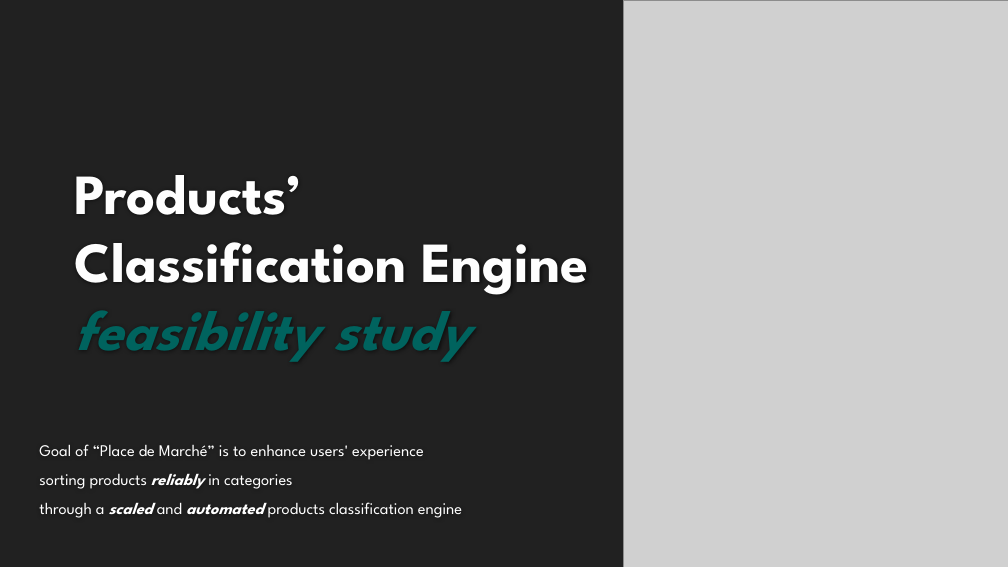
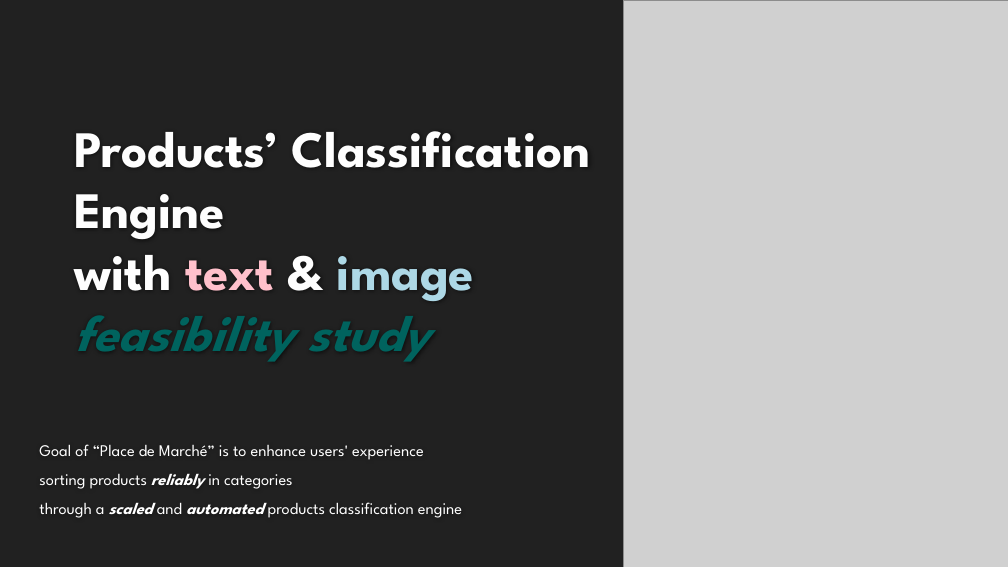
Before and after one commit to EtienneLardeur/P6_ClassificationEngine, a slide deck: slide 1 of P6_02_Support.pptx. Drawn at 1008x567 pixels with LibreOffice and Linux fonts; fonts in the diff are those of the drawing; grey boxes stand for pictures; background and template pictures are left out. Boxes give left, top, right and bottom in pixels: in the first picture for what was removed or moved away, otherwise in the second. Text is boxed around its words. In the diff, an @@ line names an element or a change of style, - is before the commit and + after.

```diff
--- a/P6_02_Support.pptx
+++ b/P6_02_Support.pptx
@@ title at (75,131,591,361): text changed; size 54 to 48.6 pt @@
-Products’ Classification Engine
-feasibility study
+Products’ Classification Engine
+with text & image
+feasibility study
```
Also in this commit, not shown: 14 other slides changed, 1 slide added, 2 other files.
